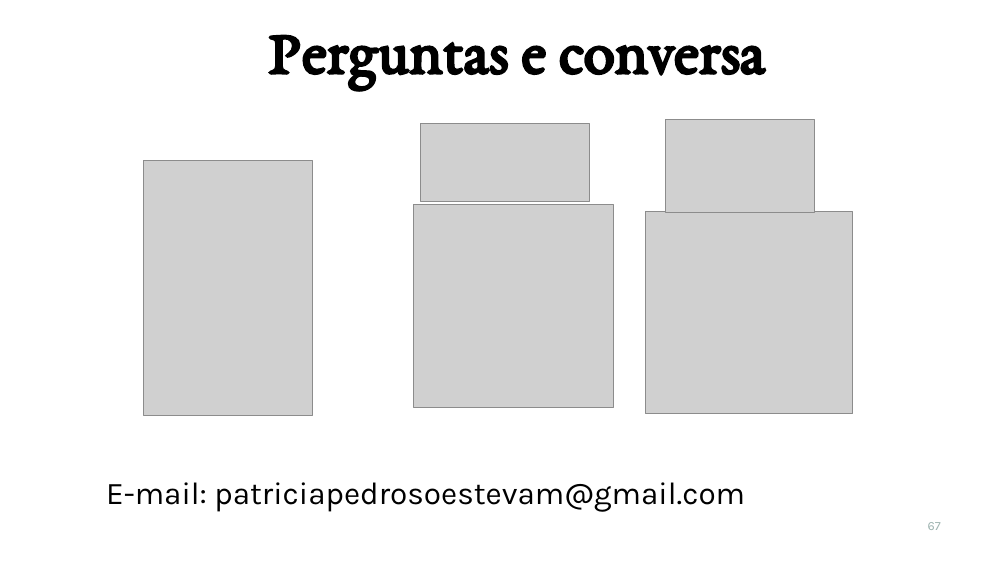
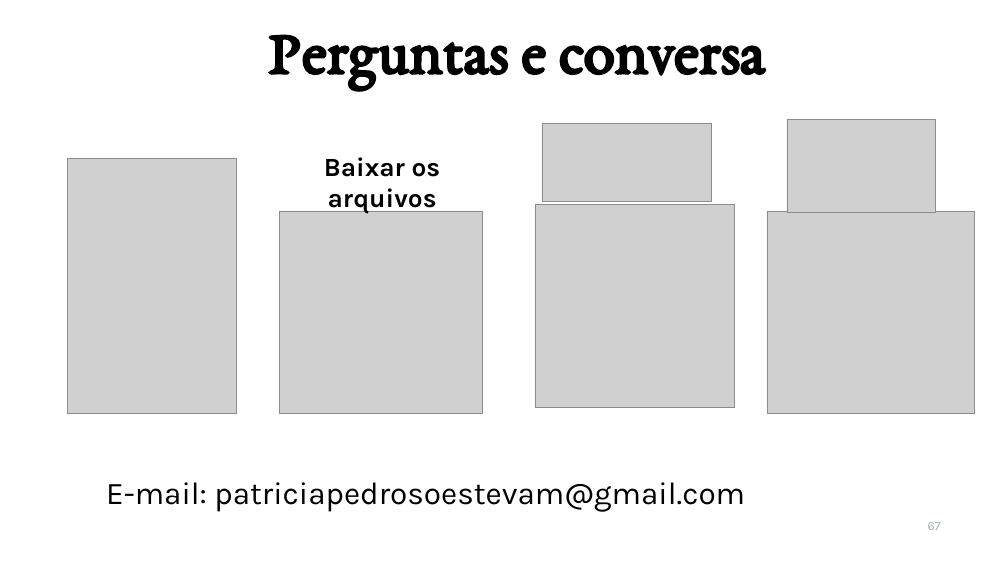
Before and after one commit to patriciapedrosoestevam/Mini_curso_engenharia, a slide deck: slide 67 of Minicurso_IA_nas_Engenharias_Patricia.pptx. Drawn at 1008x567 pixels with LibreOffice and Linux fonts; fonts in the diff are those of the drawing; grey boxes stand for pictures. Boxes give left, top, right and bottom in pixels: in the first picture for what was removed or moved away, otherwise in the second. Text is boxed around its words. In the diff, an @@ line names an element or a change of style, - is before the commit and + after.

```diff
--- a/Minicurso_IA_nas_Engenharias_Patricia.pptx
+++ b/Minicurso_IA_nas_Engenharias_Patricia.pptx
@@ 4 pictures: place and size @@
-4 pictures at bbox=[414, 119, 853, 414]
+4 pictures at bbox=[535, 119, 974, 414]
@@ picture: place and size @@
-picture at bbox=[144, 161, 313, 416]
+picture at bbox=[67, 159, 237, 414]
@@ text added at bbox=[324, 157, 441, 214], 25 pt, text #000000, bold @@
+Baixar os arquivos
@@ picture added at bbox=[280, 211, 483, 414] @@
```
